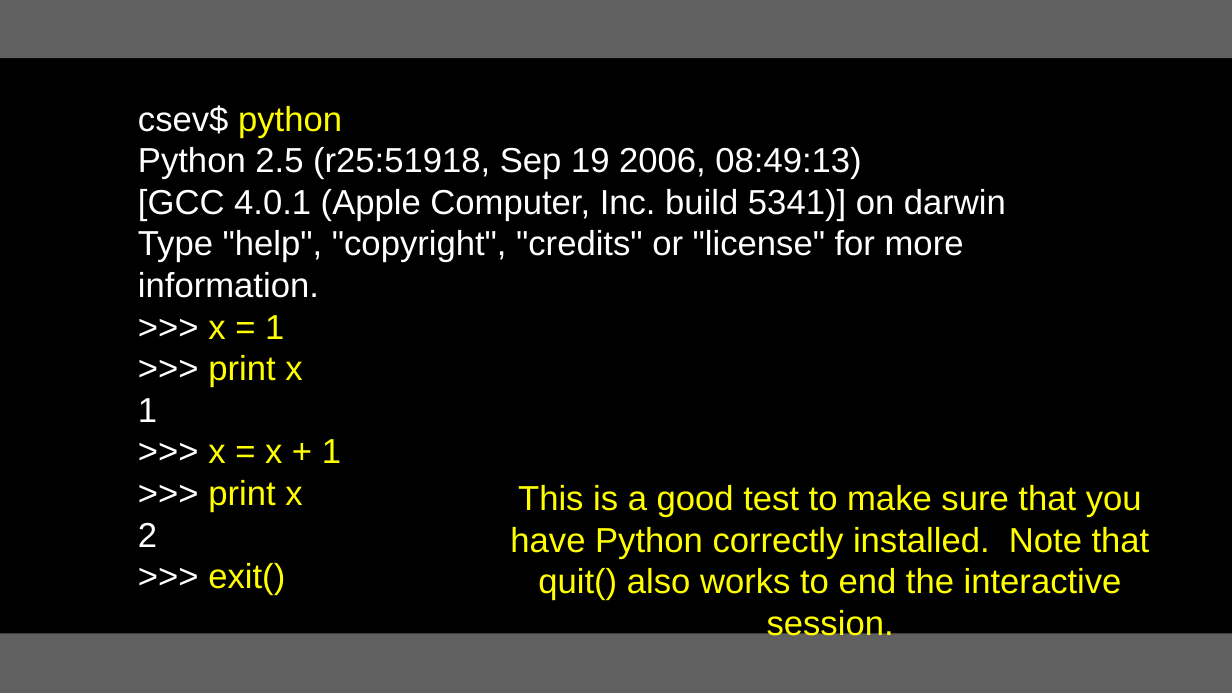
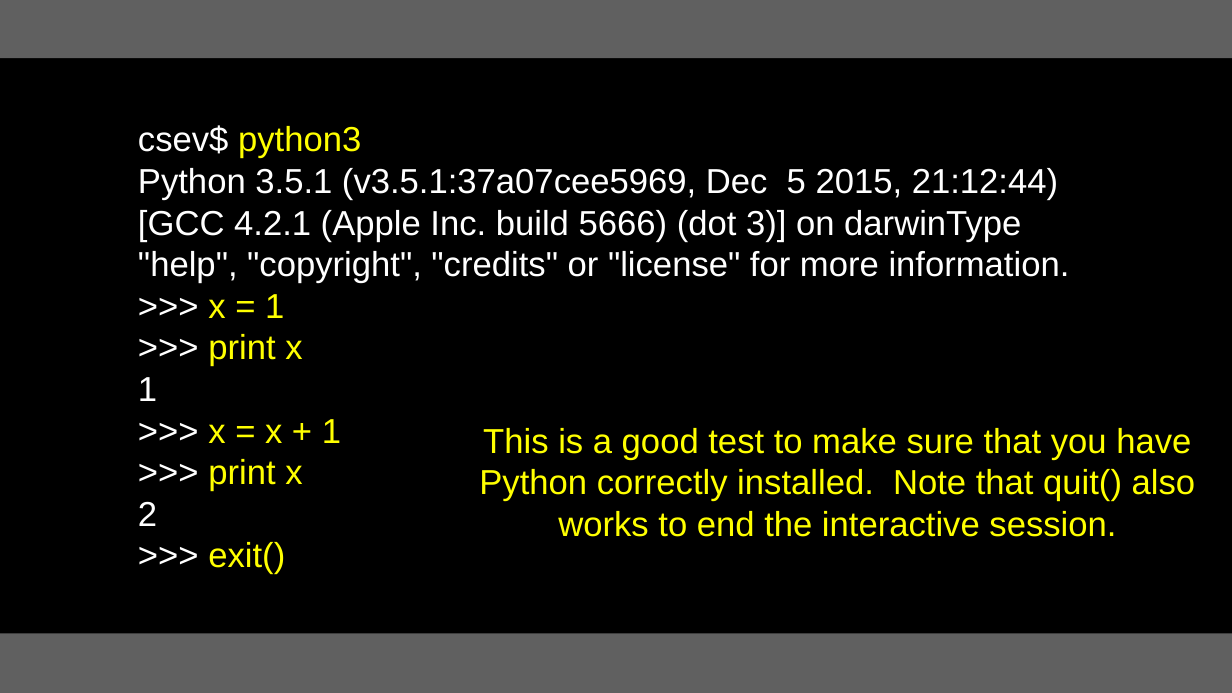
Before and after one commit to csev/py4e, a slide deck: slide 29 of lectures3/Pythonlearn-01-Intro.pptx. Drawn at 1232x693 pixels with LibreOffice and Linux fonts; fonts in the diff are those of the drawing. Boxes give left, top, right and bottom in pixels: in the first picture for what was removed or moved away, otherwise in the second. Text is boxed around its words. In the diff, an @@ line names an element or a change of style, - is before the commit and + after.

```diff
--- a/lectures3/Pythonlearn-01-Intro.pptx
+++ b/lectures3/Pythonlearn-01-Intro.pptx
@@ text at [138,125,1070,283]: text changed @@
-csev$ python
-Python 2.5 (r25:51918, Sep 19 2006, 08:49:13)
-[GCC 4.0.1 (Apple Computer, Inc. build 5341)] on darwin
-Type "help", "copyright", "credits" or "license" for more information.
+csev$ python3
+Python 3.5.1 (v3.5.1:37a07cee5969, Dec 5 2015, 21:12:44) [GCC 4.2.1 (Apple Inc. build 5666) (dot 3)] on darwinType "help", "copyright", "credits" or "license" for more information.
@@ text "This is a good test ..." rewrapped from [510,485,1150,642] to [479,428,1196,537] @@
```
Also in this commit, not shown: 28 other slides changed, 1 slide removed, 10 other files.
